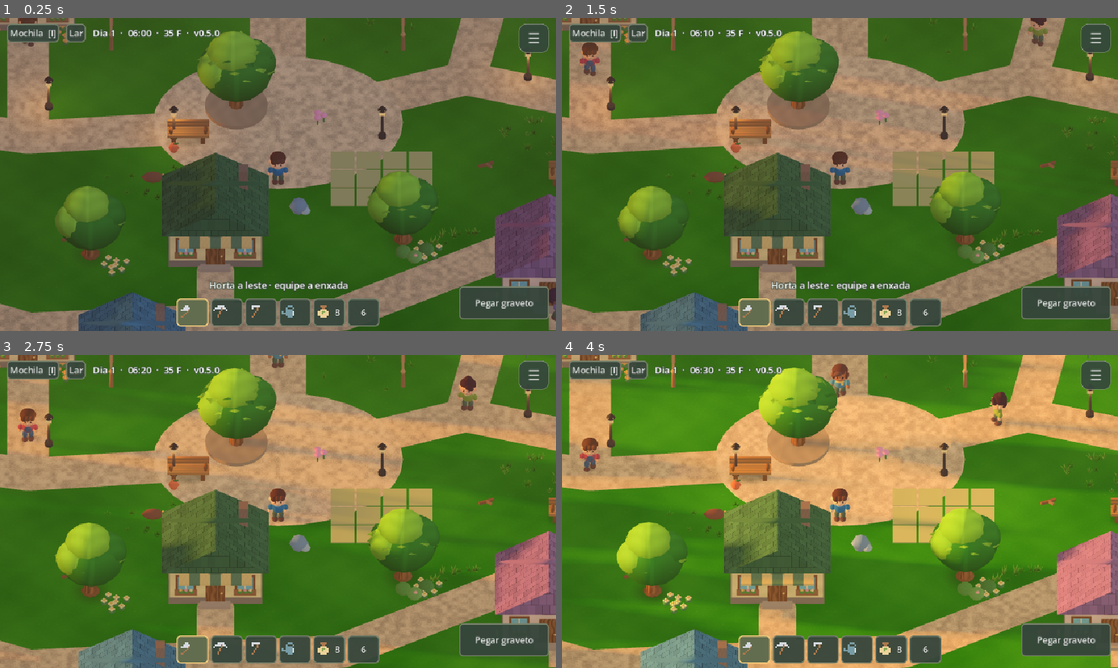
Above: before the commit, frames 1-4 (two rows, left to right).
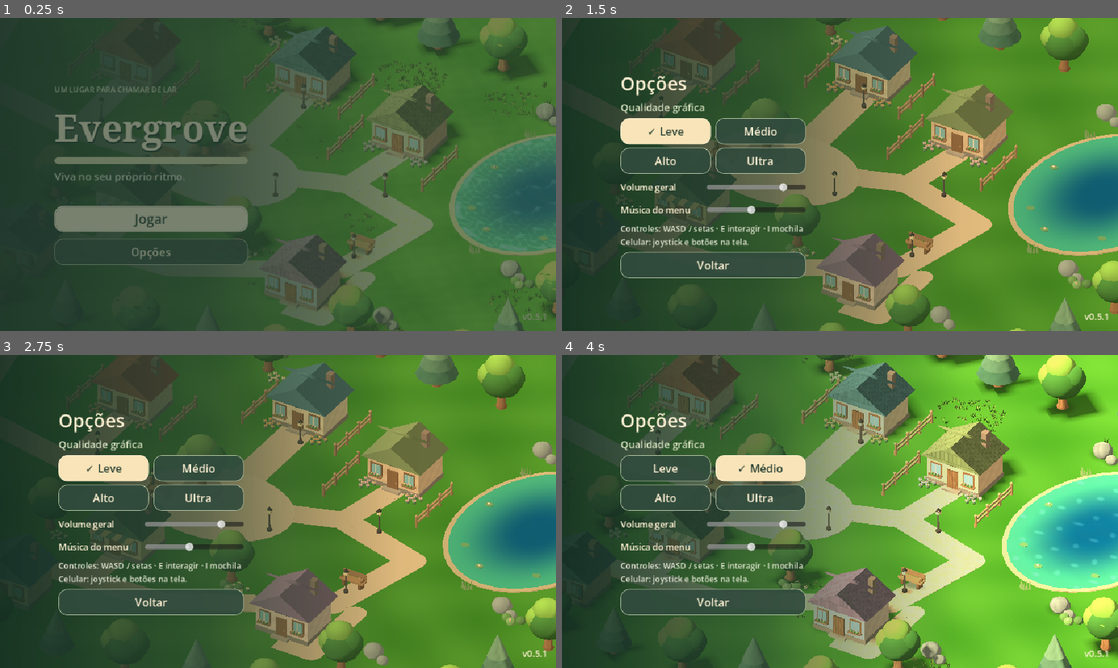
Above: after the commit, the same moments.

Repository: arthurkarger/Evergrove-project
Game: Godot game, scene res://title.tscn
The game is run twice, just before and just after one commit, with the same random seed, the same clock (stepped at 60 frames per second) and the same inputs. Before the commit the project starts from res://main.tscn.
Inputs (mouse positions are in pixels of both pictures, inside the frame that each line leads up to):
- Up to frame 1 (0.25 s): no input
- Up to frame 2 (1.5 s): click (712, 252) at 0.5 s, where only the run after the commit has a clickable "Opções"; click (667, 130) at 1.25 s, where only the run after the commit has a clickable "Leve"
- Up to frame 3 (2.75 s): click (105, 467) at 2 s, where only the run after the commit has a clickable "✓ Leve"
- Up to frame 4 (4 s): click (762, 467) at 2.75 s, where only the run after the commit has a clickable "Médio"; click (762, 467) at 3.5 s, where only the run after the commit has a clickable "✓ Médio"

The runs differ from the first frame. In frame 1, 81% of the frame differs, in the area x 0-100%, y 0-100%; in frame 2, 88%; in frame 3, 89%; in frame 4, 96%.

Commit message:
Evergrove 0.5.1 - Welcome to Evergrove: cinematic title menu and settings

Diff:
--- a/graphics_menu.gd
+++ b/graphics_menu.gd
@@ -96,6 +96,7 @@
 	pause_page.add_child(title)
 	button(pause_page,"Voltar ao jogo",close)
 	button(pause_page,"Configurações",show_settings)
+	button(pause_page,"Menu principal",return_to_title)
 	pages.add_child(settings_page)
 	settings_page.add_theme_constant_override("separation",8)
 	var head := Label.new()
@@ -146,6 +147,10 @@
 	world.pad.queue_redraw()
 	menu_button.show()
 
+func return_to_title() -> void:
+	world.save_game()
+	get_tree().change_scene_to_file("res://title.tscn")
+
 func show_pause() -> void:
 	pause_page.show()
 	settings_page.hide()
--- a/project.godot
+++ b/project.godot
@@ -1,8 +1,8 @@
 config_version=5
 [application]
 config/name="Evergrove"
-config/version="0.5.0"
-run/main_scene="res://main.tscn"
+config/version="0.5.1"
+run/main_scene="res://title.tscn"
 [display]
 window/size/viewport_width=960
 window/size/viewport_height=540
--- /dev/null
+++ b/tests/title.gd
@@ -0,0 +1,39 @@
+extends SceneTree
+var failures := 0
+func check(ok: bool, msg: String) -> void:
+	if not ok:
+		printerr("FAIL: ",msg)
+		failures+=1
+
+func _initialize() -> void:
+	call_deferred("run")
+
+func run() -> void:
+	var title = preload("res://title.tscn").instantiate()
+	root.add_child(title)
+	current_scene=title
+	await process_frame
+	check(title.menu.visible and not title.options.visible,"Main menu at startup")
+	check(not FileAccess.file_exists(preload("res://homestead.gd").SAVE),"Menu does not write gameplay save")
+	title.options_button.pressed.emit()
+	check(title.options.visible and not title.menu.visible,"Options opens")
+	title.choose_quality(0)
+	title.set_master(0.65)
+	title.set_music(0.35)
+	var cfg := ConfigFile.new()
+	check(cfg.load("user://graphics.cfg")==OK and int(cfg.get_value("graphics","quality",-1))==0,"Graphics setting persisted")
+	check(cfg.load("user://audio.cfg")==OK and is_equal_approx(float(cfg.get_value("audio","master",-1)),0.65),"Audio setting persisted")
+	title.show_menu()
+	check(title.menu.visible and not title.options.visible,"Back to menu")
+	title.play_button.pressed.emit()
+	await create_timer(0.8).timeout
+	check(is_instance_valid(current_scene) and current_scene.scene_file_path=="res://main.tscn","Jogar loads gameplay")
+	if is_instance_valid(current_scene) and current_scene.scene_file_path=="res://main.tscn":
+		check(current_scene.quality_level==0,"Menu graphics quality used in gameplay")
+		current_scene.graphics.open()
+		current_scene.graphics.return_to_title()
+		await process_frame
+		await process_frame
+		check(is_instance_valid(current_scene) and current_scene.scene_file_path=="res://title.tscn","Pause returns to main menu")
+	print("Title menu integration failures: ",failures)
+	quit(1 if failures else 0)
--- /dev/null
+++ b/title.gd
@@ -0,0 +1,318 @@
+extends Node3D
+const Village = preload("res://village.gd")
+const GraphicsMenu = preload("res://graphics_menu.gd")
+const AUDIO_PATH := "user://audio.cfg"
+const GAME_PATH := "res://main.tscn"
+const CREAM := Color("fff1d4")
+const DARK := Color("263e32")
+var village := Village.new()
+var camera := Camera3D.new()
+var sun := DirectionalLight3D.new()
+var env := Environment.new()
+var menu := VBoxContainer.new()
+var options := VBoxContainer.new()
+var fade := ColorRect.new()
+var play_button: Button
+var options_button: Button
+var quality_buttons: Array[Button] = []
+var quality := 2
+var master_volume := 0.8
+var music_volume := 0.45
+var music := AudioStreamPlayer.new()
+var t := 0.0
+var leaving := false
+
+func _ready() -> void:
+	load_settings()
+	build_landscape()
+	build_interface()
+	if DisplayServer.get_name()!="headless":
+		build_music()
+	apply_settings()
+	play_button.grab_focus()
+	fade.color = Color("243b2f")
+	create_tween().tween_property(fade,"modulate:a",0.0,0.65)
+
+func load_settings() -> void:
+	var cfg := ConfigFile.new()
+	if cfg.load(GraphicsMenu.SAVE_PATH)==OK:
+		quality = clampi(int(cfg.get_value("graphics","quality",2)),0,3)
+	if cfg.load(AUDIO_PATH)==OK:
+		master_volume=clampf(float(cfg.get_value("audio","master",0.8)),0,1)
+		music_volume=clampf(float(cfg.get_value("audio","music",0.45)),0,1)
+
+func build_landscape() -> void:
+	var world := WorldEnvironment.new()
+	env.background_mode = Environment.BG_COLOR
+	env.background_color = Color("abcbd6")
+	env.ambient_light_source = Environment.AMBIENT_SOURCE_COLOR
+	env.ambient_light_color = Color("f8edce")
+	env.ambient_light_energy = 0.68
+	world.environment = env
+	add_child(world)
+	sun.rotation_degrees = Vector3(-48,-38,0)
+	sun.light_color = Color("fff0ca")
+	sun.light_energy = 0.95
+	sun.directional_shadow_max_distance = 40
+	add_child(sun)
+	add_child(village)
+	village.update_lamps(1.0)
+	village.update_contact_light(1.0)
+	village.update_water_light(Color("abcbd6"),1.0,0.19)
+	camera.projection = Camera3D.PROJECTION_ORTHOGONAL
+	camera.size = 23.0
+	add_child(camera)
+	camera.current = true
+	move_camera()
+
+func move_camera() -> void:
+	var target := Vector3(4.0+sin(t*0.12)*1.6,0.4,1.0)
+	camera.position = target+Vector3(11.0+sin(t*0.10)*1.8,15.0,19.0)
+	camera.look_at(target)
+
+func _process(delta: float) -> void:
+	t += delta
+	move_camera()
+
+func rounded(fill: Color, edge: Color) -> StyleBoxFlat:
+	var style := StyleBoxFlat.new()
+	style.bg_color=fill
+	style.border_color=edge
+	style.set_border_width_all(1)
+	style.set_corner_radius_all(14)
+	style.content_margin_left=16
+	style.content_margin_right=16
+	style.content_margin_top=6
+	style.content_margin_bottom=6
+	return style
+
+func button(parent: Control, caption: String, fn: Callable, primary := false) -> Button:
+	var b := Button.new()
+	b.text=caption
+	b.custom_minimum_size.y=45
+	b.add_theme_font_size_override("font_size",23 if primary else 19)
+	b.add_theme_color_override("font_color",DARK if primary else CREAM)
+	b.add_theme_color_override("font_hover_color",DARK)
+	b.add_theme_color_override("font_pressed_color",DARK)
+	b.add_theme_color_override("font_focus_color",DARK if primary else CREAM)
+	b.add_theme_stylebox_override("normal",rounded(CREAM if primary else Color("314b3de8"),Color("e8d6ae") if primary else Color("b5c4a5")))
+	b.add_theme_stylebox_override("hover",rounded(Color("f8e4b8"),Color("fff1d4")))
+	b.add_theme_stylebox_override("pressed",rounded(Color("e5c994"),Color("fff1d4")))
+	var focus := rounded(Color(0,0,0,0),Color("fff5d9"))
+	focus.set_border_width_all(2)
+	b.add_theme_stylebox_override("focus",focus)
+	b.pressed.connect(fn)
+	parent.add_child(b)
+	return b
+
+func text_label(parent: Control, caption: String, size: int, tint: Color=CREAM) -> Label:
+	var l := Label.new()
+	l.text=caption
+	l.add_theme_font_size_override("font_size",size)
+	l.add_theme_color_override("font_color",tint)
+	parent.add_child(l)
+	return l
+
+func build_interface() -> void:
+	var layer := CanvasLayer.new()
+	layer.layer=20
+	add_child(layer)
+	var root := Control.new()
+	layer.add_child(root)
+	root.set_anchors_and_offsets_preset(Control.PRESET_FULL_RECT)
+	var wash := TextureRect.new()
+	wash.mouse_filter=Control.MOUSE_FILTER_IGNORE
+	var gradient := Gradient.new()
+	gradient.offsets=PackedFloat32Array([0.0,0.37,0.72,1.0])
+	gradient.colors=PackedColorArray([Color("142d23ed"),Color("203b2fae"),Color("243b2f16"),Color("243b2f00")])
+	var tex := GradientTexture2D.new()
+	tex.gradient=gradient
+	tex.fill_from=Vector2(0,0)
+	tex.fill_to=Vector2(1,0)
+	tex.width=512
+	tex.height=8
+	wash.texture=tex
+	wash.expand_mode=TextureRect.EXPAND_IGNORE_SIZE
+	root.add_child(wash)
+	wash.set_anchors_and_offsets_preset(Control.PRESET_FULL_RECT)
+	var anchor := CenterContainer.new()
+	root.add_child(anchor)
+	anchor.set_anchors_and_offsets_preset(Control.PRESET_FULL_RECT)
+	anchor.anchor_right=0.52
+	anchor.offset_left=24
+	anchor.offset_right=0
+	var pages := VBoxContainer.new()
+	pages.custom_minimum_size.x=320
+	anchor.add_child(pages)
+	pages.add_child(menu)
+	menu.add_theme_constant_override("separation",12)
+	text_label(menu,"UM LUGAR PARA CHAMAR DE LAR",13,Color("d4dfbd"))
+	var logo := text_label(menu,"Evergrove",64)
+	var font := SystemFont.new()
+	font.font_names=PackedStringArray(["Georgia","Noto Serif","Droid Serif","serif"])
+	font.font_weight=700
+	logo.add_theme_font_override("font",font)
+	logo.add_theme_color_override("font_shadow_color",Color("173025"))
+	logo.add_theme_constant_override("shadow_offset_y",3)
+	var line := HSeparator.new()
+	line.add_theme_stylebox_override("separator",rounded(Color("d7d6aa"),Color("d7d6aa")))
+	menu.add_child(line)
+	text_label(menu,"Viva no seu próprio ritmo.",18,Color("e5e9d5"))
+	var spacer := Control.new()
+	spacer.custom_minimum_size.y=14
+	menu.add_child(spacer)
+	play_button=button(menu,"Jogar",start_game,true)
+	options_button=button(menu,"Opções",show_options)
+	pages.add_child(options)
+	options.add_theme_constant_override("separation",7)
+	text_label(options,"Opções",32)
+	text_label(options,"Qualidade gráfica",17,Color("d4dfbd"))
+	var grid := GridContainer.new()
+	grid.columns=2
+	grid.add_theme_constant_override("h_separation",8)
+	grid.add_theme_constant_override("v_separation",6)
+	options.add_child(grid)
+	for i in 4:
+		var b := button(grid,GraphicsMenu.NAMES[i],choose_quality.bind(i))
+		b.size_flags_horizontal=Control.SIZE_EXPAND_FILL
+		quality_buttons.append(b)
+	add_volume(options,"Volume geral",master_volume,set_master)
+	add_volume(options,"Música do menu",music_volume,set_music)
+	var controls := text_label(options,"Controles: WASD / setas · E interagir · I mochila\nCelular: joystick e botões na tela.",14,Color("e5e9d5"))
+	controls.autowrap_mode=TextServer.AUTOWRAP_WORD_SMART
+	button(options,"Voltar",show_menu)
+	options.hide()
+	var version := text_label(root,"v"+str(ProjectSettings.get_setting("application/config/version")),15,CREAM)
+	version.set_anchors_and_offsets_preset(Control.PRESET_BOTTOM_RIGHT)
+	version.offset_left=-100
+	version.offset_right=-16
+	version.offset_top=-36
+	version.offset_bottom=-12
+	version.horizontal_alignment=HORIZONTAL_ALIGNMENT_RIGHT
+	fade.mouse_filter=Control.MOUSE_FILTER_IGNORE
+	root.add_child(fade)
+	fade.set_anchors_and_offsets_preset(Control.PRESET_FULL_RECT)
+
+func add_volume(parent: Control, caption: String, value: float, fn: Callable) -> void:
+	var row := HBoxContainer.new()
+	parent.add_child(row)
+	var label := text_label(row,caption,15)
+	label.custom_minimum_size.x=145
+	var slider := HSlider.new()
+	slider.min_value=0
+	slider.max_value=1
+	slider.step=0.05
+	slider.value=value
+	slider.custom_minimum_size=Vector2(125,32)
+	slider.size_flags_horizontal=Control.SIZE_EXPAND_FILL
+	slider.value_changed.connect(fn)
+	row.add_child(slider)
+
+func show_options() -> void:
+	if leaving: return
+	menu.hide()
+	options.show()
+	quality_buttons[quality].grab_focus()
+
+func show_menu() -> void:
+	if leaving: return
+	options.hide()
+	menu.show()
+	options_button.grab_focus()
+
+func choose_quality(level: int) -> void:
+	quality=clampi(level,0,3)
+	var cfg := ConfigFile.new()
+	cfg.load(GraphicsMenu.SAVE_PATH)
+	cfg.set_value("graphics","quality",quality)
+	cfg.save(GraphicsMenu.SAVE_PATH)
+	apply_settings()
+
+func set_master(value: float) -> void:
+	master_volume=value
+	save_audio()
+
+func set_music(value: float) -> void:
+	music_volume=value
+	save_audio()
+
+func save_audio() -> void:
+	var cfg := ConfigFile.new()
+	cfg.set_value("audio","master",master_volume)
+	cfg.set_value("audio","music",music_volume)
+	cfg.save(AUDIO_PATH)
+	apply_audio()
+
+func apply_audio() -> void:
+	AudioServer.set_bus_mute(0,master_volume<=0.001)
+	AudioServer.set_bus_volume_db(0,linear_to_db(maxf(0.001,master_volume)))
+	music.volume_db=linear_to_db(maxf(0.001,music_volume*0.32))
+
+func apply_settings() -> void:
+	sun.shadow_enabled=quality>0
+	village.set_quality(quality)
+	if DisplayServer.get_name()!="headless":
+		var vp := get_viewport()
+		if RenderingServer.get_current_rendering_method()!="gl_compatibility":
+			vp.scaling_3d_scale=[0.60,0.80,1.0,1.15][quality]
+		vp.msaa_3d=Viewport.MSAA_4X if quality==3 else (Viewport.MSAA_2X if quality==2 else Viewport.MSAA_DISABLED)
+	for i in quality_buttons.size():
+		quality_buttons[i].text=("✓ " if i==quality else "")+GraphicsMenu.NAMES[i]
+	apply_audio()
+
+func build_music() -> void:
+	# Original soft plucked melody, generated locally, with a seamless loop.
+	var rate := 22050
+	var beat := 0.64
+	var length := roundi(rate*beat*16)
+	var mix := PackedFloat32Array()
+	mix.resize(length)
+	var melody := [72,76,79,76,74,77,81,77,72,76,79,84,81,77,74,67]
+	for i in melody.size():
+		add_note(mix,rate,roundi(i*beat*rate),melody[i],0.72,0.12)
+	for i in 4:
+		var chord: Array = [[48,55,64],[50,57,65],[45,52,60],[43,55,62]][i]
+		for j in chord.size():
+			add_note(mix,rate,roundi((i*4+j*0.28)*beat*rate),chord[j],2.25,0.075)
+	var data := PackedByteArray()
+	data.resize(length*2)
+	for i in length:
+		data.encode_s16(i*2,roundi(clampf(mix[i],-1.0,1.0)*32760))
+	var stream := AudioStreamWAV.new()
+	stream.format=AudioStreamWAV.FORMAT_16_BITS
+	stream.mix_rate=rate
+	stream.data=data
+	stream.loop_mode=AudioStreamWAV.LOOP_FORWARD
+	stream.loop_begin=0
+	stream.loop_end=length
+	music.stream=stream
+	add_child(music)
+	music.play()
+
+func add_note(buffer: PackedFloat32Array, rate: int, start: int, note: int, duration: float, amp: float) -> void:
+	var freq := 440.0*pow(2.0,(note-69)/12.0)
+	for i in roundi(rate*duration):
+		var seconds := float(i)/rate
+		var envelope := minf(seconds/0.025,1.0)*exp(-seconds*3.5)*minf((duration-seconds)/0.12,1.0)
+		var sample := (sin(TAU*freq*seconds)+0.22*sin(TAU*freq*2.0*seconds))*envelope*amp
+		var idx := posmod(start+i,buffer.size())
+		buffer[idx]+=sample
+
+func start_game() -> void:
+	if leaving: return
+	leaving=true
+	play_button.disabled=true
+	options_button.disabled=true
+	fade.mouse_filter=Control.MOUSE_FILTER_STOP
+	var transition := create_tween()
+	transition.set_parallel(true)
+	transition.tween_property(fade,"modulate:a",1.0,0.4)
+	if music.playing: transition.tween_property(music,"volume_db",-60.0,0.4)
+	await transition.finished
+	get_tree().change_scene_to_file(GAME_PATH)
+
+func _unhandled_key_input(event: InputEvent) -> void:
+	if leaving or not event is InputEventKey or not event.pressed or event.echo: return
+	if event.keycode==KEY_ESCAPE and options.visible:
+		show_menu()
+		get_viewport().set_input_as_handled()
--- /dev/null
+++ b/title.tscn
@@ -0,0 +1,6 @@
+[gd_scene load_steps=2 format=3]
+
+[ext_resource type="Script" path="res://title.gd" id="1"]
+
+[node name="EvergroveTitle" type="Node3D"]
+script = ExtResource("1")
Not shown, changed: export_presets.cfg
